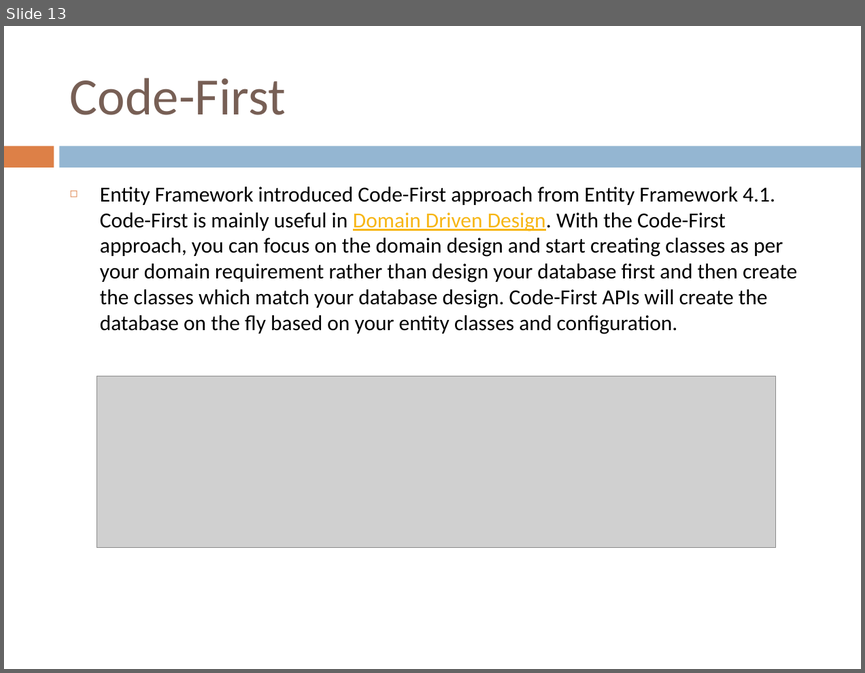
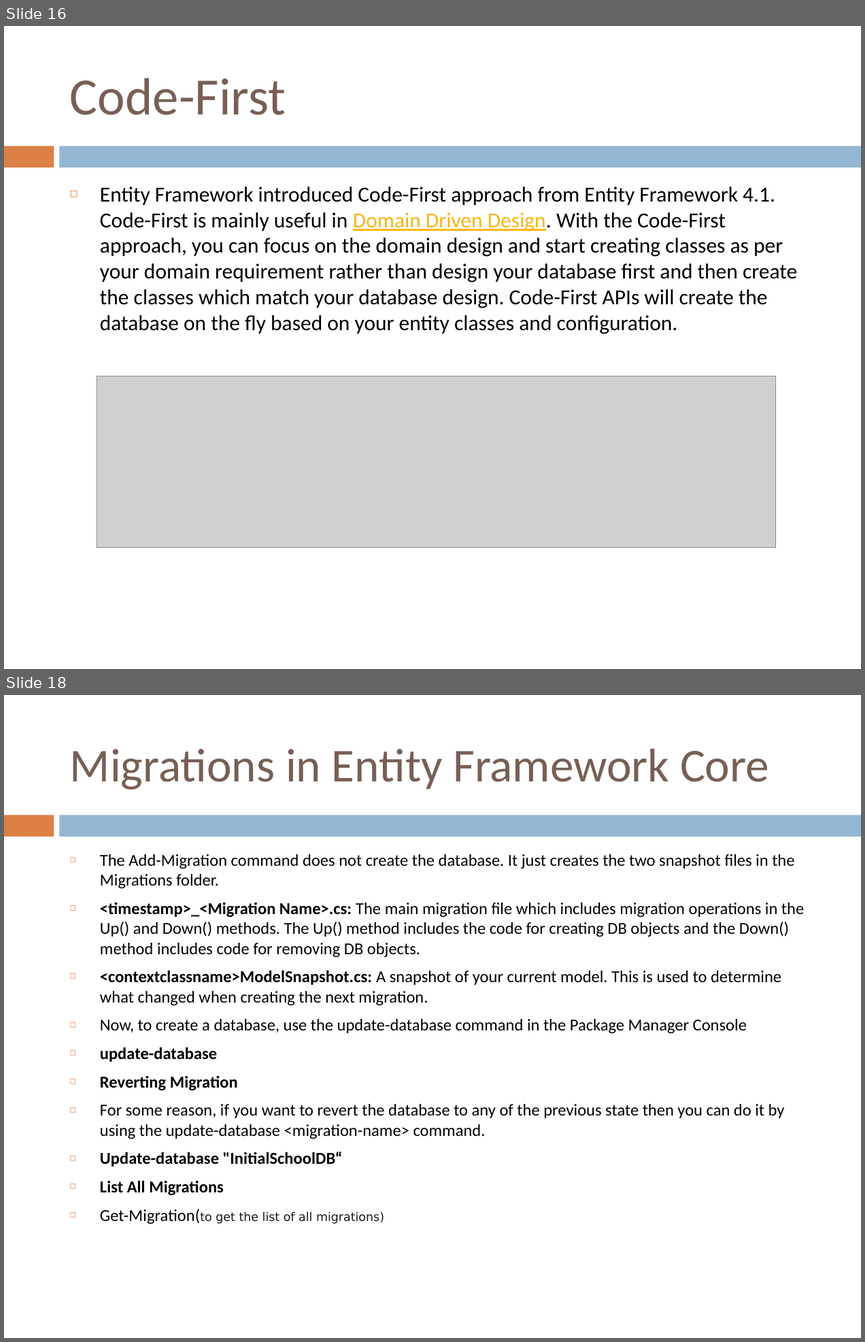
Before and after one commit to ADMDOTNETANGULAR/adm-dotnet-angular, a slide deck: Week-5/EnityFramework_Core.pptx. Shown one above the other, each under a label of ours: slide 13 before the commit, slides 16 and 18 after it; the slides between them are not shown. The pictures are 865x673 and 865x1342 pixels, drawn with LibreOffice and Linux fonts; fonts in the diff are those of the drawing; grey boxes stand for pictures. Boxes give left, top, right and bottom in pixels: in the first picture for what was removed or moved away, otherwise in the second. Text is boxed around its words. In the diff, an @@ line names an element or a change of style, - is before the commit and + after.

```diff
--- a/Week-5/EnityFramework_Core.pptx
+++ b/Week-5/EnityFramework_Core.pptx
@@ slide 18 added at <box>4,695,861,1338</box>, background #FFFFFF; not listed: 2 template elements that a slide beside it also shows @@
@@ title added at <box>70,749,769,790</box>, 39.6 pt, text #775F55 @@
+Migrations in Entity Framework Core
@@ text added at <box>100,854,804,1224</box>, 14 pt, text #000000 @@
+◻ The Add-Migration command does not create the database. It just creates the two snapshot files in the Migrations folder.
+◻ <timestamp>_<Migration Name>.cs: The main migration file which includes migration operations in the Up() and Down() methods. The Up() method includes the code for creating DB objects and the Down() method includes code for removing DB objects.
+◻ <contextclassname>ModelSnapshot.cs: A snapshot of your current model. This is used to determine what changed when creating the next migration.
+◻ Now, to create a database, use the update-database command in the Package Manager Console
+◻ update-database
+◻ Reverting Migration
+◻ For some reason, if you want to revert the database to any of the previous state then you can do it by using the update-database <migration-name> command.
+◻ Update-database "InitialSchoolDB“
+◻ List All Migrations
+◻ Get-Migration(to get the list of all migrations)
@@ what was slide 13 is now slide 16 @@
```
Also in this commit, not shown: 8 slides changed, 6 other slides added, 10 other files.
